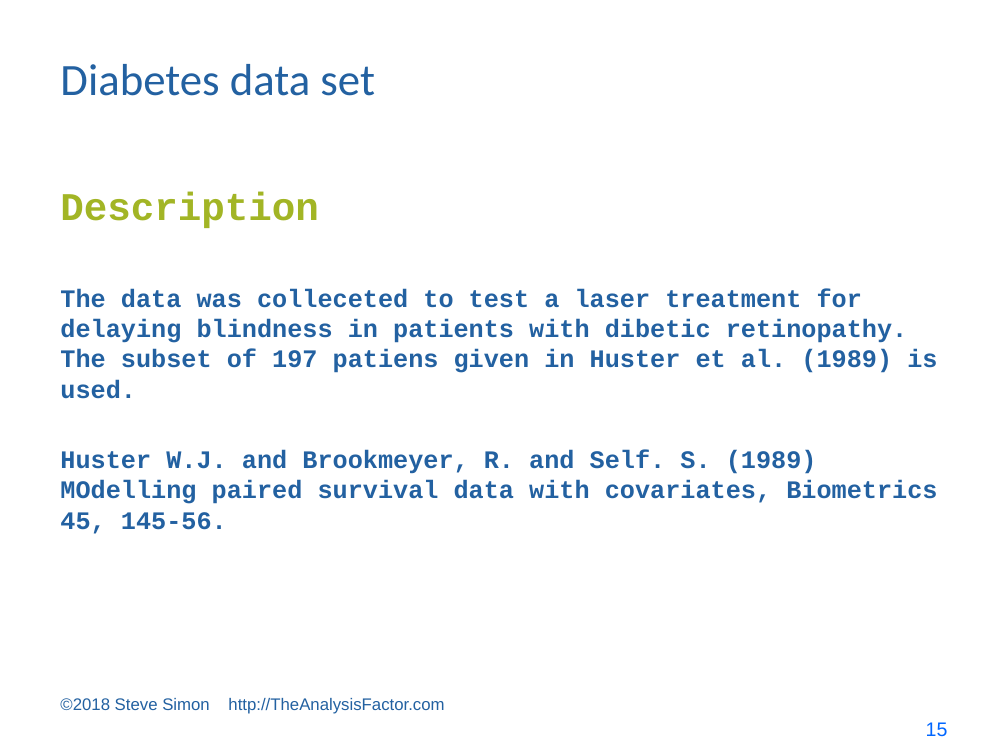
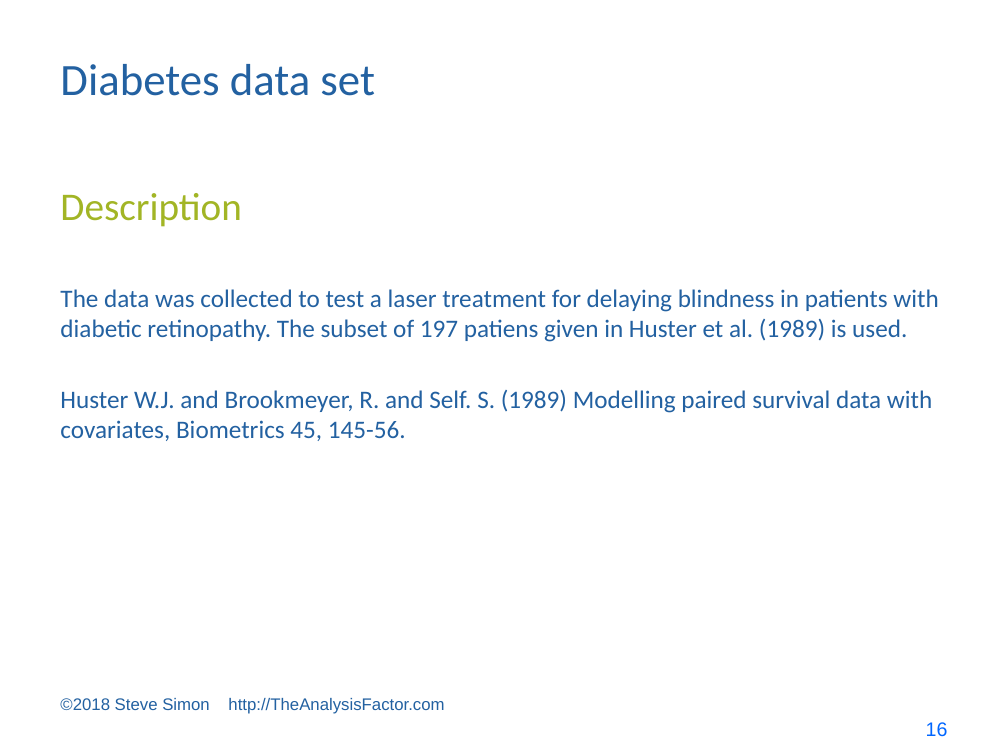
Before and after one commit to pmean/survival-models, a slide deck: slide 16 of bin/survival lecture 7.pptx (slide 15 before the commit). Drawn at 1008x756 pixels with LibreOffice and Linux fonts; fonts in the diff are those of the drawing. Boxes give left, top, right and bottom in pixels: in the first picture for what was removed or moved away, otherwise in the second. Text is boxed around its words. In the diff, an @@ line names an element or a change of style, - is before the commit and + after.

```diff
--- a/bin/survival lecture 7.pptx
+++ b/bin/survival lecture 7.pptx
@@ text "Description" at (x1=60, y1=193, x2=241, y2=227): font Courier New to Calibri, bold off @@
@@ text at (x1=60, y1=289, x2=938, y2=441): text changed; font Courier New to Calibri; bold off @@
-The data was colleceted to test a laser treatment for delaying blindness in patients with dibetic retinopathy. The subset of 197 patiens given in Huster et al. (1989) is used.
-Huster W.J. and Brookmeyer, R. and Self. S. (1989) MOdelling paired survival data with covariates, Biometrics 45, 145-56.
+The data was collected to test a laser treatment for delaying blindness in patients with diabetic retinopathy. The subset of 197 patiens given in Huster et al. (1989) is used.
+Huster W.J. and Brookmeyer, R. and Self. S. (1989) Modelling paired survival data with covariates, Biometrics 45, 145-56.
@@ page number at (x1=926, y1=722, x2=948, y2=737): text changed @@
-15
+16
```
Also in this commit, not shown: 14 other slides changed, 1 slide added, 3 other files.
